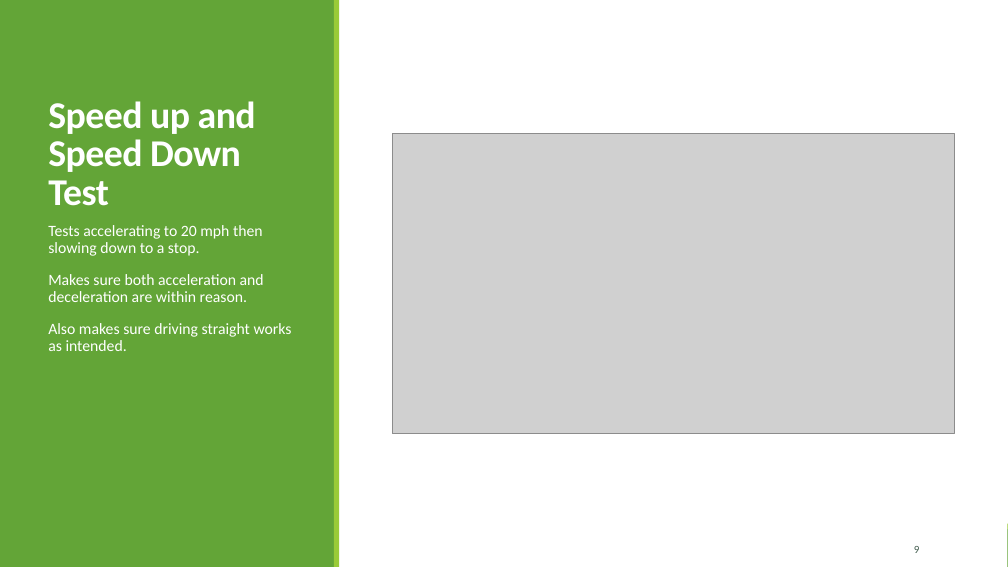
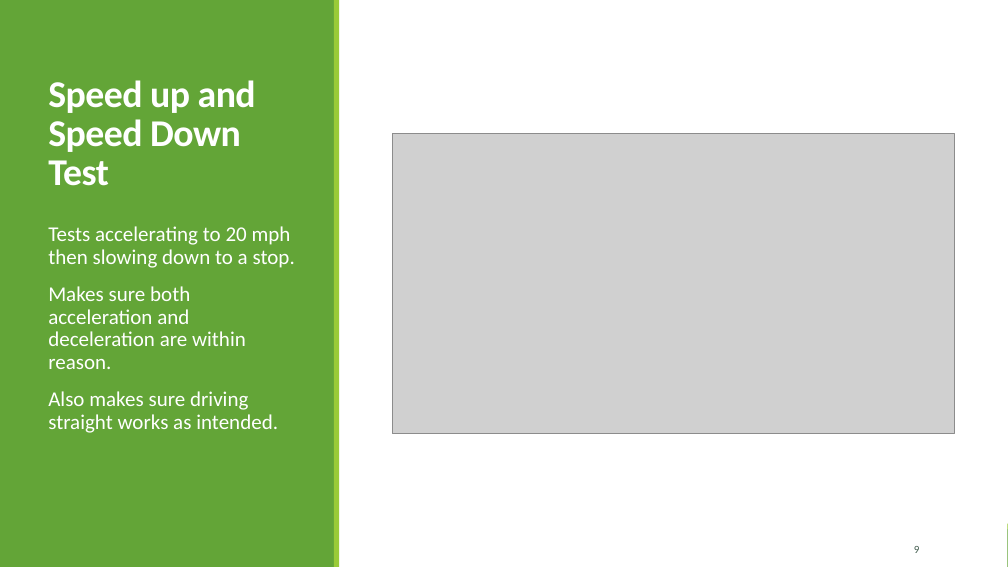
Before and after one commit to TytanRock/ECE-5734-Project, a slide deck: slide 9 of Project Progress Presentaion.pptx. Drawn at 1008x567 pixels with LibreOffice and Linux fonts; fonts in the diff are those of the drawing; grey boxes stand for pictures. Boxes give left, top, right and bottom in pixels: in the first picture for what was removed or moved away, otherwise in the second. Text is boxed around its words. In the diff, an @@ line names an element or a change of style, - is before the commit and + after.

```diff
--- a/Project Progress Presentaion.pptx
+++ b/Project Progress Presentaion.pptx
@@ title "Speed up and Speed Down ...": place and size @@
-title "Speed up and Speed Down ..." at (48,101,256,206)
+title "Speed up and Speed Down ..." at (48,80,256,186)
@@ text "Tests accelerating to 20 mph ..." at (48,226,295,433): size 15 to 20 pt @@
```
Also in this commit, not shown: 7 other slides changed, 1 other file.
